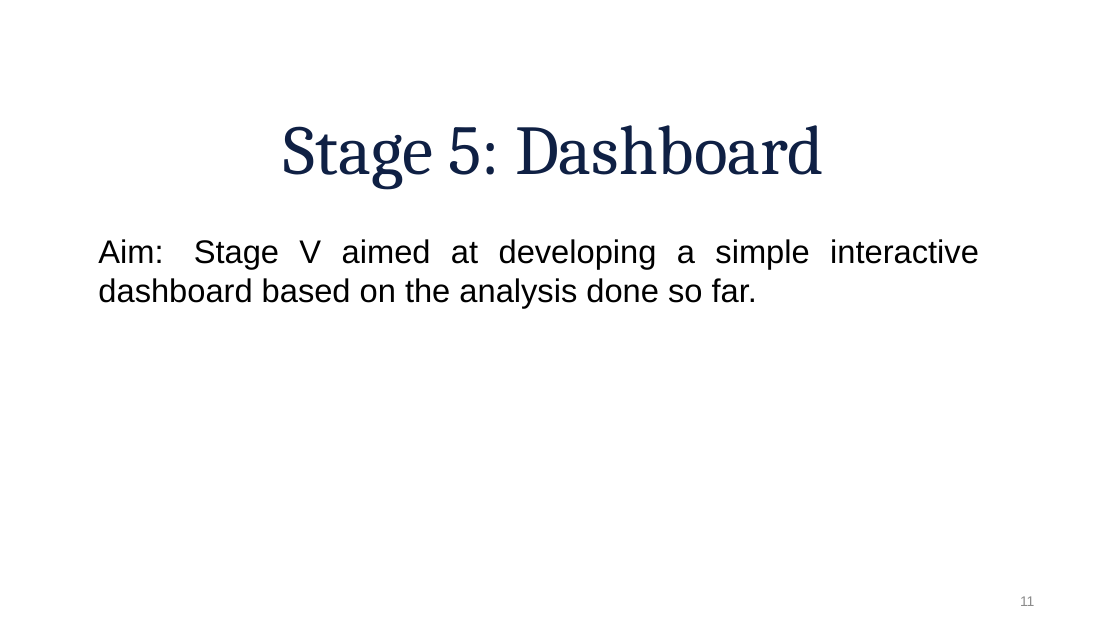
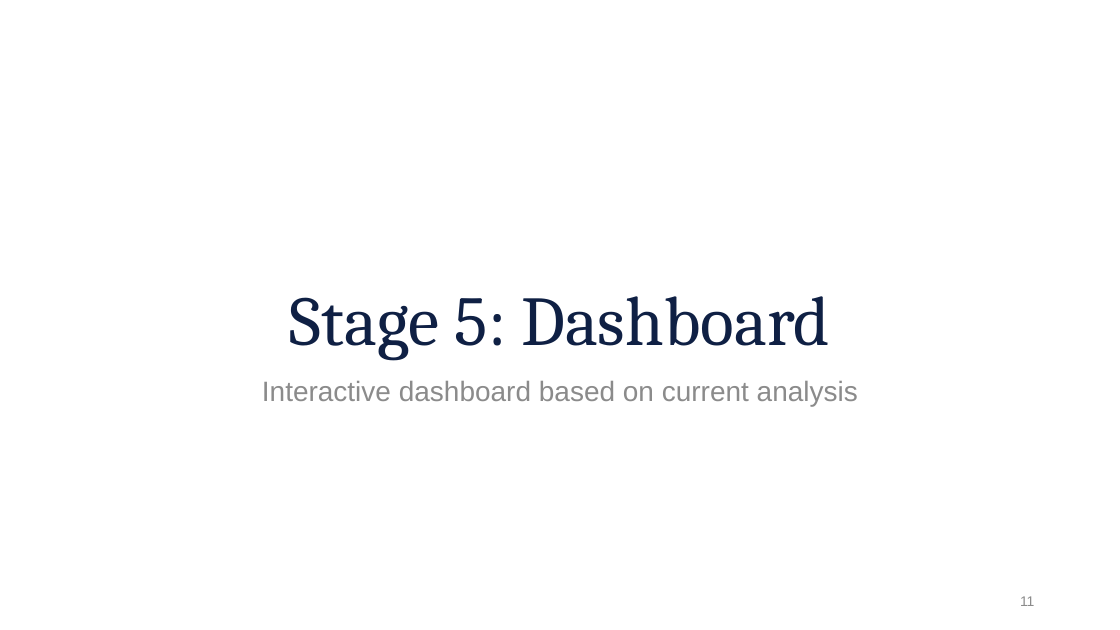
Before and after one commit to aiwayemi/Group-1, a slide deck: slide 11 of ProjPresentation.pptx. Drawn at 1120x630 pixels with LibreOffice and Linux fonts; fonts in the diff are those of the drawing; background and template pictures are left out. Boxes give left, top, right and bottom in pixels: in the first picture for what was removed or moved away, otherwise in the second. Text is boxed around its words. In the diff, an @@ line names an element or a change of style, - is before the commit and + after.

```diff
--- a/ProjPresentation.pptx
+++ b/ProjPresentation.pptx
@@ text removed at [98, 239, 979, 308] @@
-Aim: Stage V aimed at developing a simple interactive dashboard based on the analysis done so far.
@@ title "Stage 5: Dashboard": place and size @@
-title "Stage 5: Dashboard" at [284, 125, 824, 189]
+title "Stage 5: Dashboard" at [290, 296, 830, 360]
@@ text added at [262, 381, 858, 407], 24 pt, text #8C8C8C @@
+Interactive dashboard based on current analysis
```
Also in this commit, not shown: 7 other slides changed, 2 slides added, 2 slides removed.
